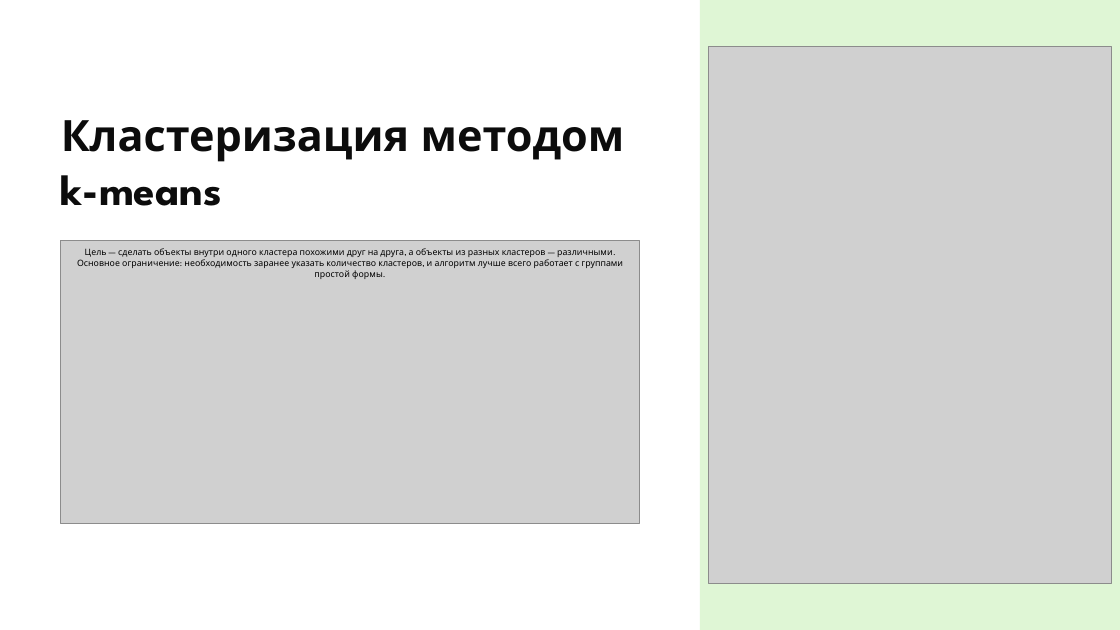
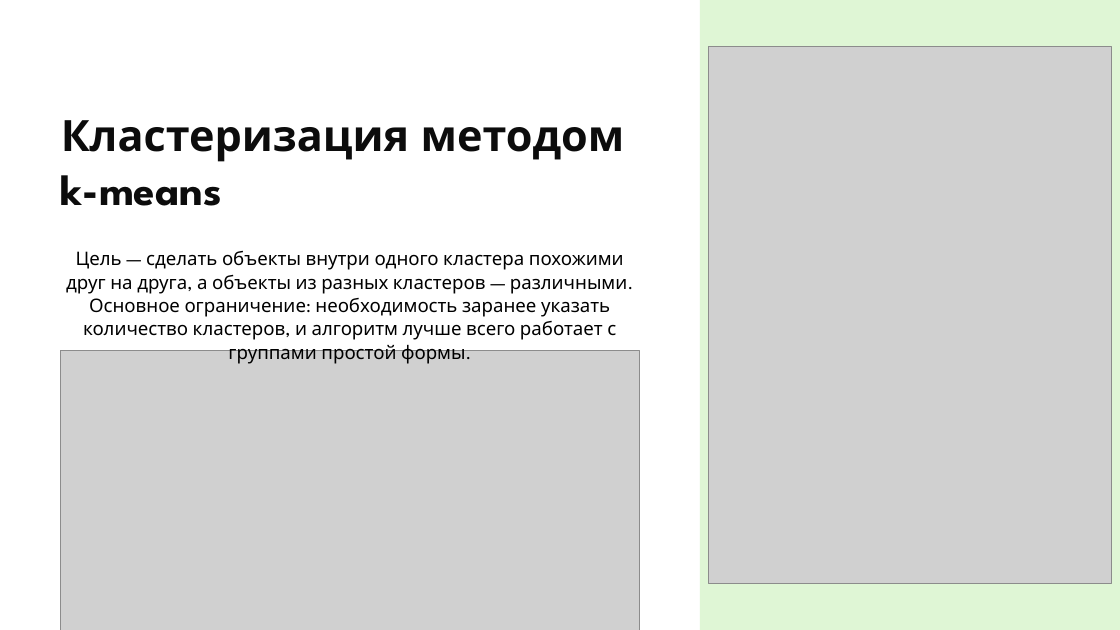
Before and after one commit to tsenturion/iris, a slide deck: slide 9 of Презентации/11.pptx. Drawn at 1120x630 pixels with LibreOffice and Linux fonts; fonts in the diff are those of the drawing; grey boxes stand for pictures. Boxes give left, top, right and bottom in pixels: in the first picture for what was removed or moved away, otherwise in the second. Text is boxed around its words. In the diff, an @@ line names an element or a change of style, - is before the commit and + after.

```diff
--- a/Презентации/11.pptx
+++ b/Презентации/11.pptx
@@ text "Цель — сделать объекты внутри ..." at (66,251,627,364): size 7.5 to 16 pt @@
@@ picture: place and size @@
-picture at (60,241,639,524)
+picture at (60,350,639,630)
```
